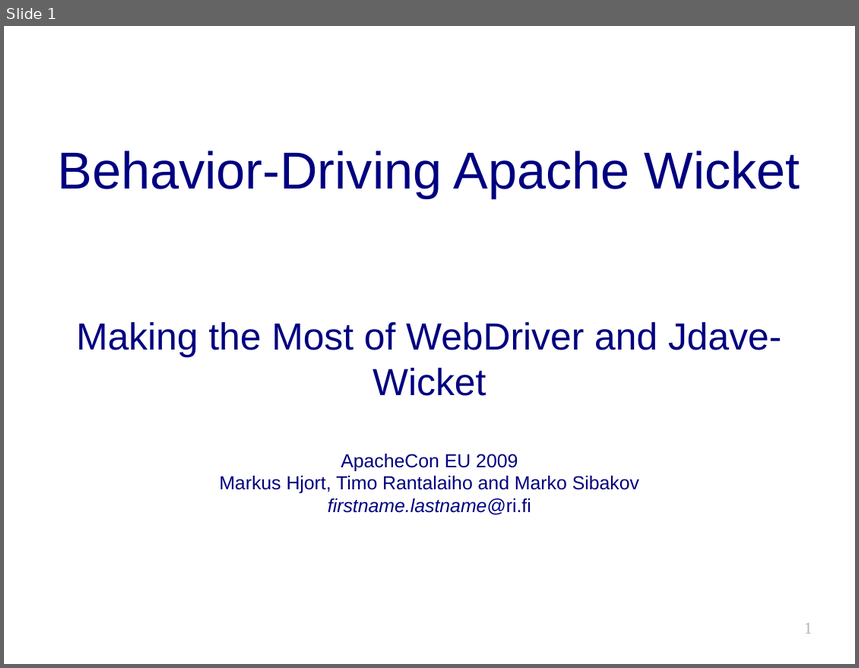
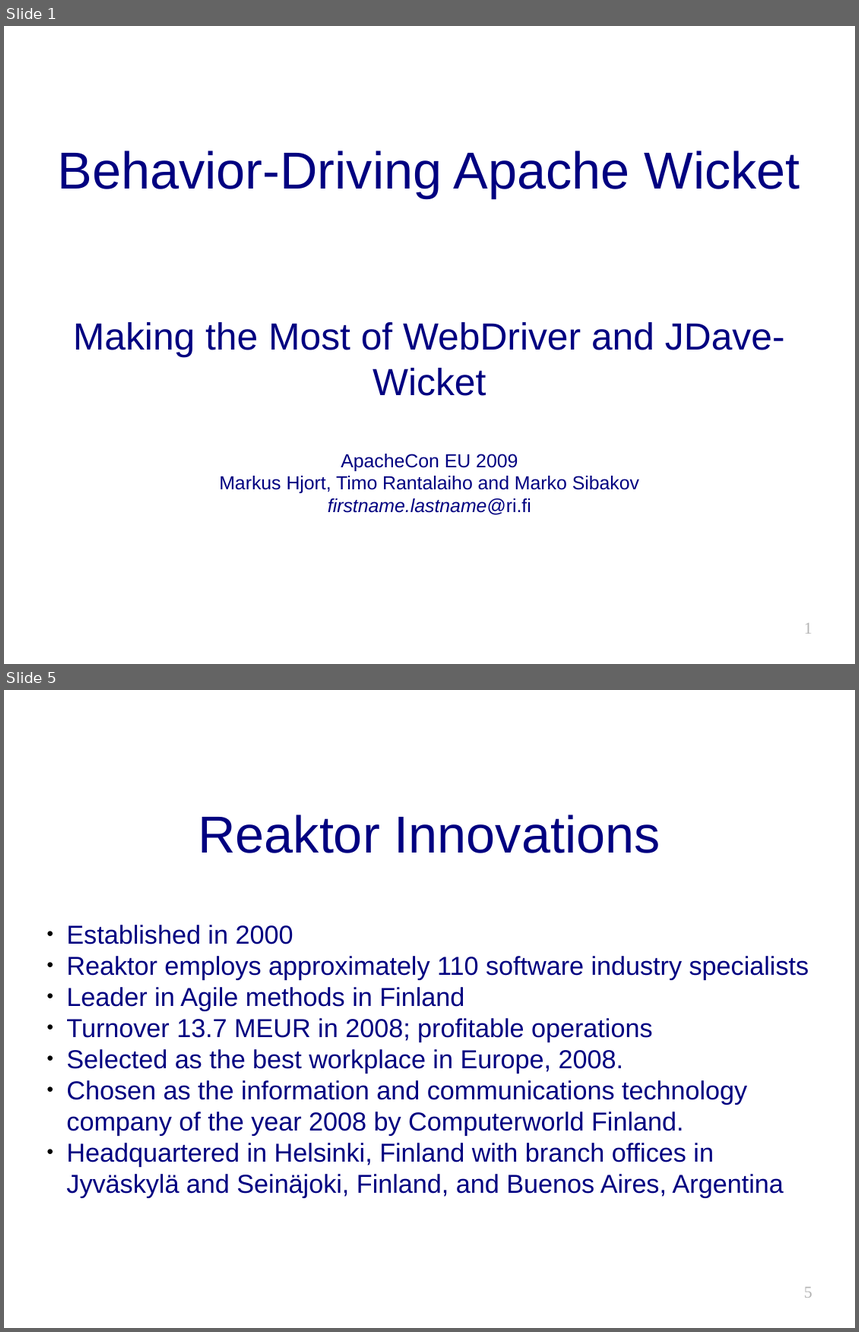
Before and after one commit to jdave/kansanpankki, a slide deck: doc/bdd-wicket-apachecon_eu_2009-hjort_rantalaiho_sibakov.odp. Shown one above the other, each under a label of ours: slide 1 before the commit, slides 1 and 5 after it; the slides between them are not shown. The pictures are 859x668 and 859x1332 pixels, drawn with LibreOffice and Linux fonts; fonts in the diff are those of the drawing; background and template pictures are left out. Boxes give left, top, right and bottom in pixels: in the first picture for what was removed or moved away, otherwise in the second. Text is boxed around its words. In the diff, an @@ line names an element or a change of style, - is before the commit and + after.

```diff
--- a/doc/bdd-wicket-apachecon_eu_2009-hjort_rantalaiho_sibakov.odp
+++ b/doc/bdd-wicket-apachecon_eu_2009-hjort_rantalaiho_sibakov.odp
@@ slide 5 added at (4,690,855,1328), background #FFFFFF @@
@@ title added at (198,815,661,853), 44 pt, text #000080 @@
+Reaktor Innovations
@@ subtitle added at (66,925,810,1198), 22 pt, text #000080 @@
+● Established in 2000
+● Reaktor employs approximately 110 software industry specialists
+● Leader in Agile methods in Finland
+● Turnover 13.7 MEUR in 2008; profitable operations
+● Selected as the best workplace in Europe, 2008.
+● Chosen as the information and communications technology company of the year 2008 by Computerworld Finland.
+● Headquartered in Helsinki, Finland with branch offices in Jyväskylä and Seinäjoki, Finland, and Buenos Aires, Argentina
@@ page number added at (804,1287,813,1298), 14 pt, text #B3B3B3 @@
+5
@@ slide 1 changed as well @@
@@ subtitle at (73,322,785,396): text changed @@
-Making the Most of WebDriver and Jdave-Wicket
+Making the Most of WebDriver and JDave-Wicket
```
Also in this commit, not shown: 40 other slides added.
